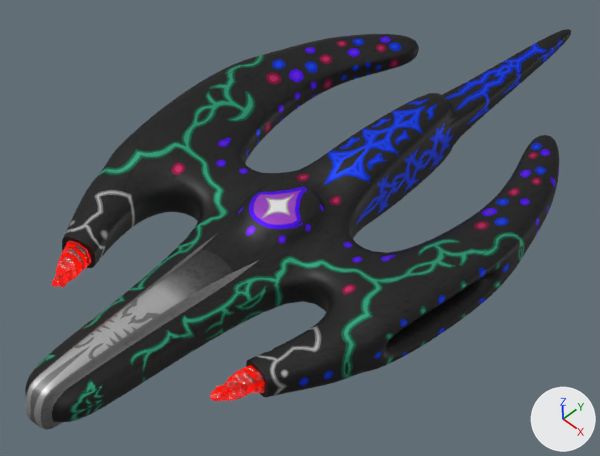
The Blender file Blends - Ships/Dragon/Polaris/Dragon-Polaris.blend as it was, and as the next commit left it.
Both versions are drawn from the file's camera 'Nova Target'. The lights are fixed; the arrows at lower right show +X, +Y and +Z.

Before the edit, the objects in view are built like this:
```python
mat_dra = principled_material('Dra')
mat_dra.texture = img_dragon_polaris_png
mat_dra.metallic = 0.7
me_cube_008 = bpy.data.meshes.new('Cube.008')
me_cube_008.from_pydata(...)  # 116 vertices, 85 faces; spans x 0.0..3.33, y -6.34..6.34, z 0.0..0.76
me_cube_008.polygons.foreach_set('use_smooth', [True] * 85)
me_cube_008.materials.append(mat_dra)  # picture img_dragon_polaris_png
me_cube_009 = bpy.data.meshes.new('Cube.009')
me_cube_009.from_pydata(...)  # 8 vertices, 5 faces; spans x -0.384..0.244, y -0.879..0.053, z -0.228..0.228
me_cube_009.polygons.foreach_set('use_smooth', [True] * 5)
me_cube_009.materials.append(mat_crystal_001)
ob_cube_003 = bpy.data.objects.new('Cube.003', me_cube_008)
ob_cube_003.parent = ob_dragon
ob_cube_003.matrix_parent_inverse = Matrix(((0.25, 0.0, 0.0, 0.0), (0.0, 0.25, 0.0, 0.0), (0.0, 0.0, 0.25, 0.0), (0.0, 0.0, 0.0, 1.0)))
ob_cube_003.location = (0.0, 0.0, 0.0)
ob_cube_003.scale = (0.949, 0.949, 0.949)
_m = ob_cube_003.modifiers.new('Mirror', 'MIRROR')
_m.use_axis = (True, False, True)
_m = ob_cube_003.modifiers.new('Subdivision', 'SUBSURF')
_m.levels = 3
_m.render_levels = 3
ob_cube_006 = bpy.data.objects.new('Cube.006', me_cube_009)
ob_cube_006.parent = ob_cube_003
ob_cube_006.matrix_parent_inverse = Matrix(((1.054, 0.0, 0.0, 0.0), (0.0, 1.054, 0.0, -0.874), (0.0, 0.0, 1.054, 0.0), (0.0, 0.0, 0.0, 1.0)))
ob_cube_006.location = (1.985, -2.113, 0.0)
_m = ob_cube_006.modifiers.new('Subdivision', 'SUBSURF')
_m.levels = 3
_m.render_levels = 3
_m = ob_cube_006.modifiers.new('Mirror', 'MIRROR')
_m.use_mirror_merge = False
_m.mirror_object = ob_dragon
```
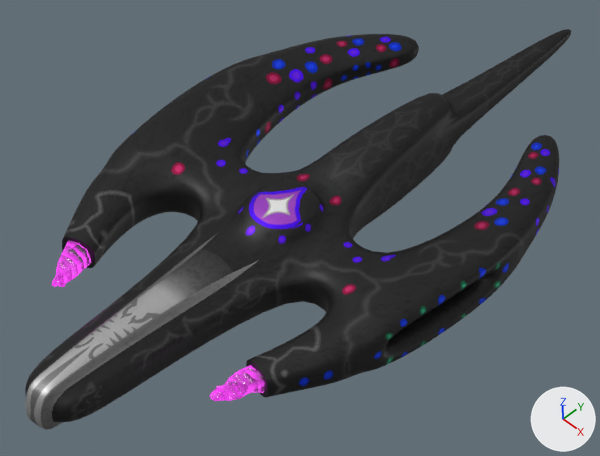
Where the change shows, as pixel boxes [x1, y1, x2, y2] in the pictures (600 x 456 px):
'Cube.003', surface changed
    both: [34, 36, 565, 422]
'Cube.006', recoloured (red to pink)
    both: [52, 241, 265, 401]

What changed in the scene script:
```text
Add img_dragon_polaris_skin_png:
    img_dragon_polaris_skin_png = load_image('Dragon-Polaris Skin.png', 'Dragon-Polaris Skin.png', 2048, 2048, 'sRGB')
Change mat_dra:
    mat_dra.texture: img_dragon_polaris_png -> img_dragon_polaris_skin_png
Add mat_crystal_pink:
    mat_crystal_pink = bpy.data.materials.new('Crystal Pink')
    # nodes: BsdfPrincipled, Bump, Displacement, Emission, HueSaturation, LayerWeight, Mapping, MixShader, OutputMaterial, RGB, TexCoord, TexNoise, TexVoronoi
    # colours: pink #c93dc9
Change me_cube_009:
    where me_cube_009.from_pydata(...)  # 8 vertices, 5 faces; spans x -0.384..0.244, y -0.879..0.053, z -0.228..0.228
    remove me_cube_009.materials.append(mat_crystal_001)
    add me_cube_009.materials.append(mat_crystal_pink)
```
